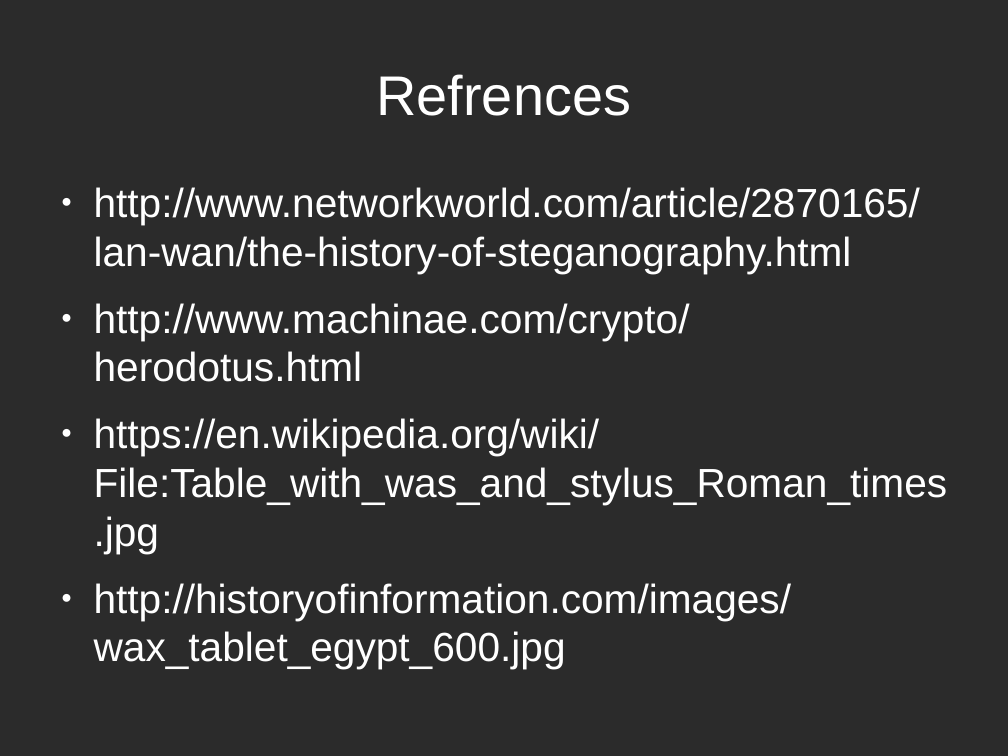
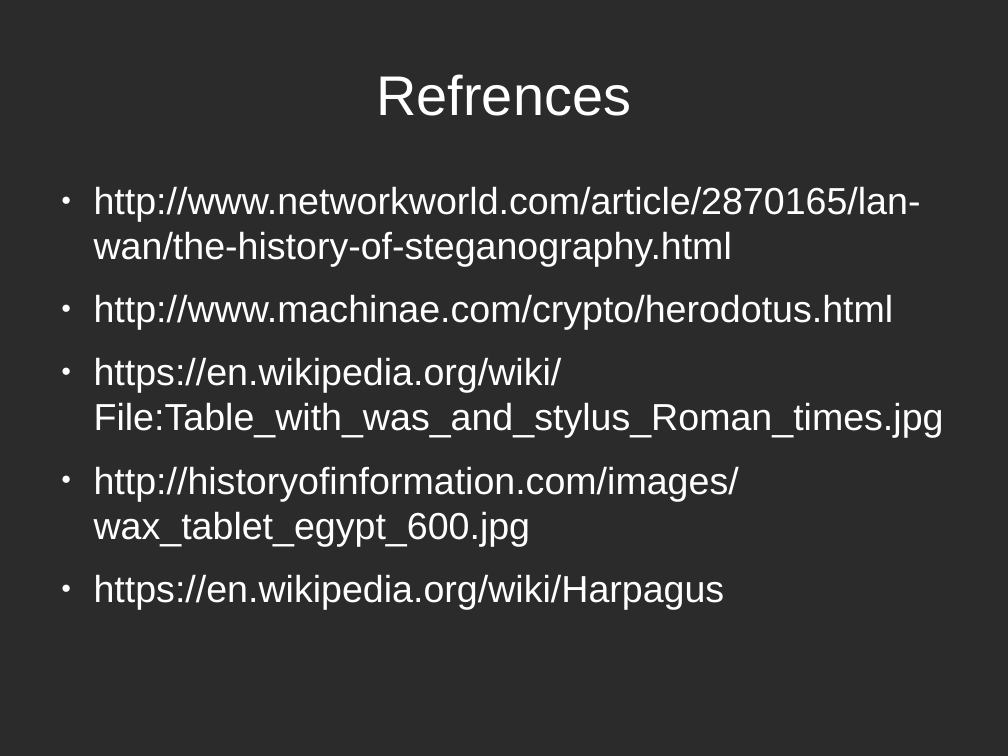
Before and after one commit to david365602/presentations, a slide deck: slide 16 of Presentations/Steganography.odp (slide 15 before the commit). Drawn at 1008x756 pixels with LibreOffice and Linux fonts; fonts in the diff are those of the drawing; background and template pictures are left out; a plain dark background stands for a picture behind light text. Boxes give left, top, right and bottom in pixels: in the first picture for what was removed or moved away, otherwise in the second. Text is boxed around its words. In the diff, an @@ line names an element or a change of style, - is before the commit and + after.

```diff
--- a/Presentations/Steganography.odp
+++ b/Presentations/Steganography.odp
@@ text at box(94, 186, 944, 546): size 32 to 29.6 pt in "http://www.networkworld.com/article/2870165/lan-wan/the-hist ...", "http://www.machinae.com/crypto/herodotus.html", "https://en.wikipedia.org/wiki/File:Table_with_was_and_stylus ...", "http://historyofinformation.com/images/wax_tablet_egypt_600. ..." @@
@@ text at box(94, 574, 725, 609): paragraph added @@
+● https://en.wikipedia.org/wiki/Harpagus
```
Also in this commit, not shown: 4 other slides changed, 1 slide added.
